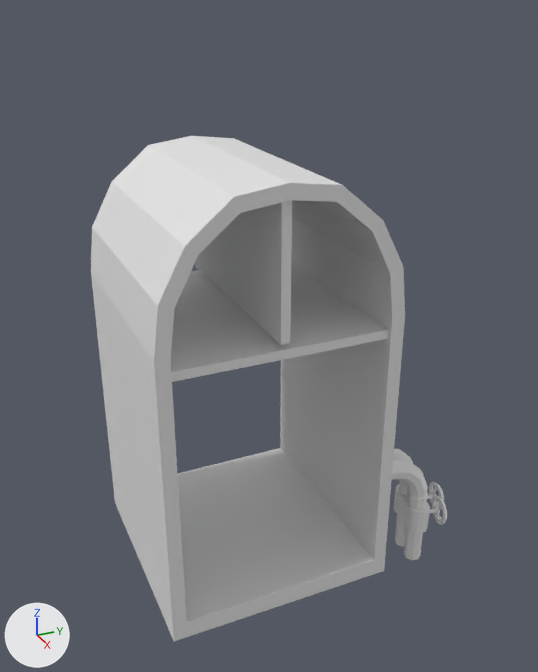
A saved change to the Blender file assets/Placeholders/models/Untitled.blend.
Both versions are drawn from a 50 mm camera at (5.42, -2.14, 3.01) aimed at (0.02, 0.29, 0.31). The lights are fixed; the arrows at lower left show +X, +Y and +Z.

In view in the first picture: 'Cube', 'Cube.003', 'generator_v8.001', 'generator_v8.002', 'generator_v8.003', 'generator_v8.004'.
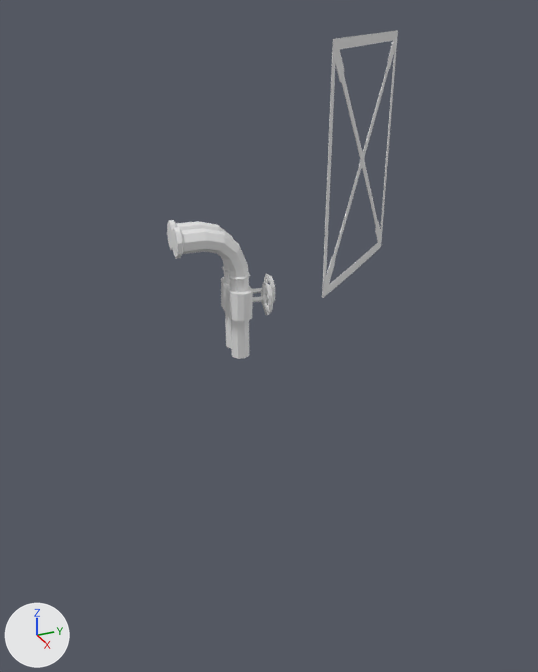
Edits to the bpy script that builds the scene:
```text
Change me_generator_v8_001:
    used by ob_generator_v8_001; location = (0.73, 1.49, -1.23); rotation_euler = (0.0, 0.0, 1.354), in degrees (0, 0, 78)
    remove me_generator_v8_001.from_pydata(...)  # 208 vertices, 196 faces; spans x 0.008..0.297, y -0.23..0.273, z -0.317..-0.026
    add me_generator_v8_001.from_pydata(...)  # 112 vertices, 150 faces; spans x -0.449..0.445, y -0.529..0.528, z -0.871..0.871
    me_generator_v8_001 part 2: 208 vertices removed from x 0.008..0.297, y -0.23..0.273, z -0.317..-0.026; 112 vertices added at x -0.449..0.445, y -0.529..0.528, z -0.871..0.871
Change me_generator_v8_002:
    used by ob_generator_v8_002; location = (0.73, 1.49, -1.23); rotation_euler = (0.0, 0.0, 1.354), in degrees (0, 0, 78)
    remove me_generator_v8_002.from_pydata(...)  # 28 vertices, 16 faces; spans x -0.149..0.077, y -0.221..0.248, z -0.301..-0.06
    add me_generator_v8_002.from_pydata(...)  # 412 vertices, 384 faces; spans x -0.534..0.333, y -0.271..0.26, z -0.484..0.676
    me_generator_v8_002 part 1: 28 vertices removed from x -0.149..0.077, y -0.221..0.248, z -0.301..-0.06; 412 vertices added at x -0.534..0.333, y -0.271..0.26, z -0.484..0.676
Remove ob_cube:
    ob_cube = bpy.data.objects.new('Cube', me_cube_001)
    ob_cube.location = (0.0, 0.0, 0.0)
Remove ob_cube_003:
    ob_cube_003 = bpy.data.objects.new('Cube.003', me_cube_004)
    ob_cube_003.location = (0.0, 0.0, 0.0)
Change ob_generator_v8_001:
    ob_generator_v8_001.rotation_euler: (0.0, 0.0, 1.354) -> (0.0, 0.0, 0.0)  # degrees (0, 0, 78) -> degrees (0, 0, 0)
    ob_generator_v8_001.location: (0.73, 1.49, -1.23) -> (0.58, 0.79, 1.89)
Change ob_generator_v8_002:
    ob_generator_v8_002.location: (0.73, 1.49, -1.23) -> (0.0, 0.0, 0.71)
Remove ob_generator_v8_003:
    ob_generator_v8_003 = bpy.data.objects.new('generator_v8.003', me_generator_v8_003)
    ob_generator_v8_003.location = (0.72, 1.48, -1.23)
    ob_generator_v8_003.rotation_euler = (0.00204, -0.00919, 1.365)  # degrees (0.1, -0.5, 78)
Remove ob_generator_v8_004:
    ob_generator_v8_004 = bpy.data.objects.new('generator_v8.004', me_generator_v8_004)
    ob_generator_v8_004.location = (0.73, 1.48, -1.23)
    ob_generator_v8_004.rotation_euler = (0.00181, -0.00914, 1.357)  # degrees (0.1, -0.5, 78)
```

Location of each change, (x1, y1, x2, y2) in pixels of the pictures (538 x 672 px):
'Cube', deleted: before (91, 136, 405, 641)
'Cube.003', deleted: before (171, 200, 388, 382)
'generator_v8.002', reshaped, moved (187% wider, 186% taller): before (393, 485, 430, 533); after (167, 220, 275, 359)
'generator_v8.001', reshaped, moved, turned: before (427, 482, 447, 525); after (322, 30, 398, 298)
'generator_v8.003', deleted: before (392, 460, 429, 560)
'generator_v8.004', deleted: before (393, 449, 413, 547)
